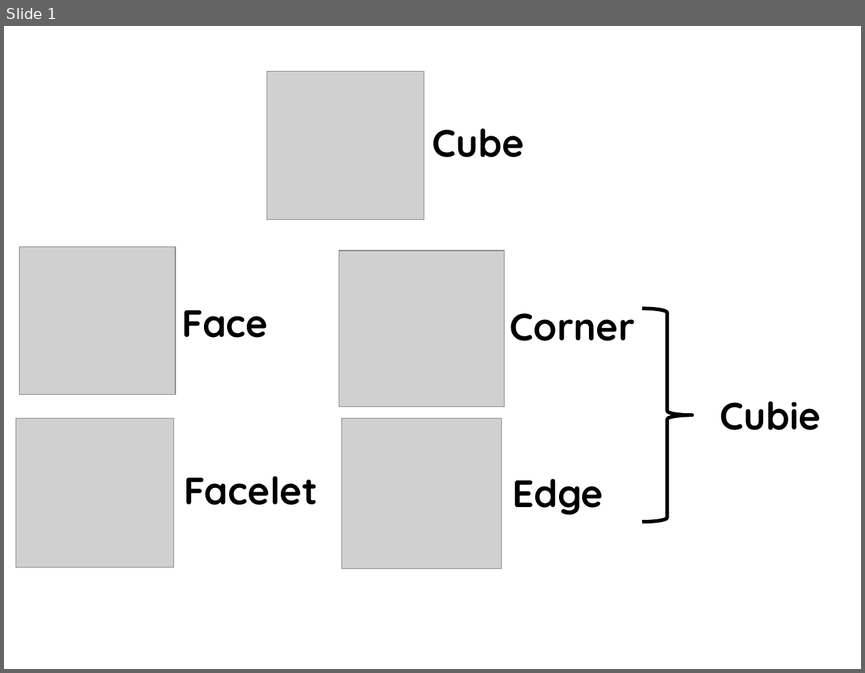
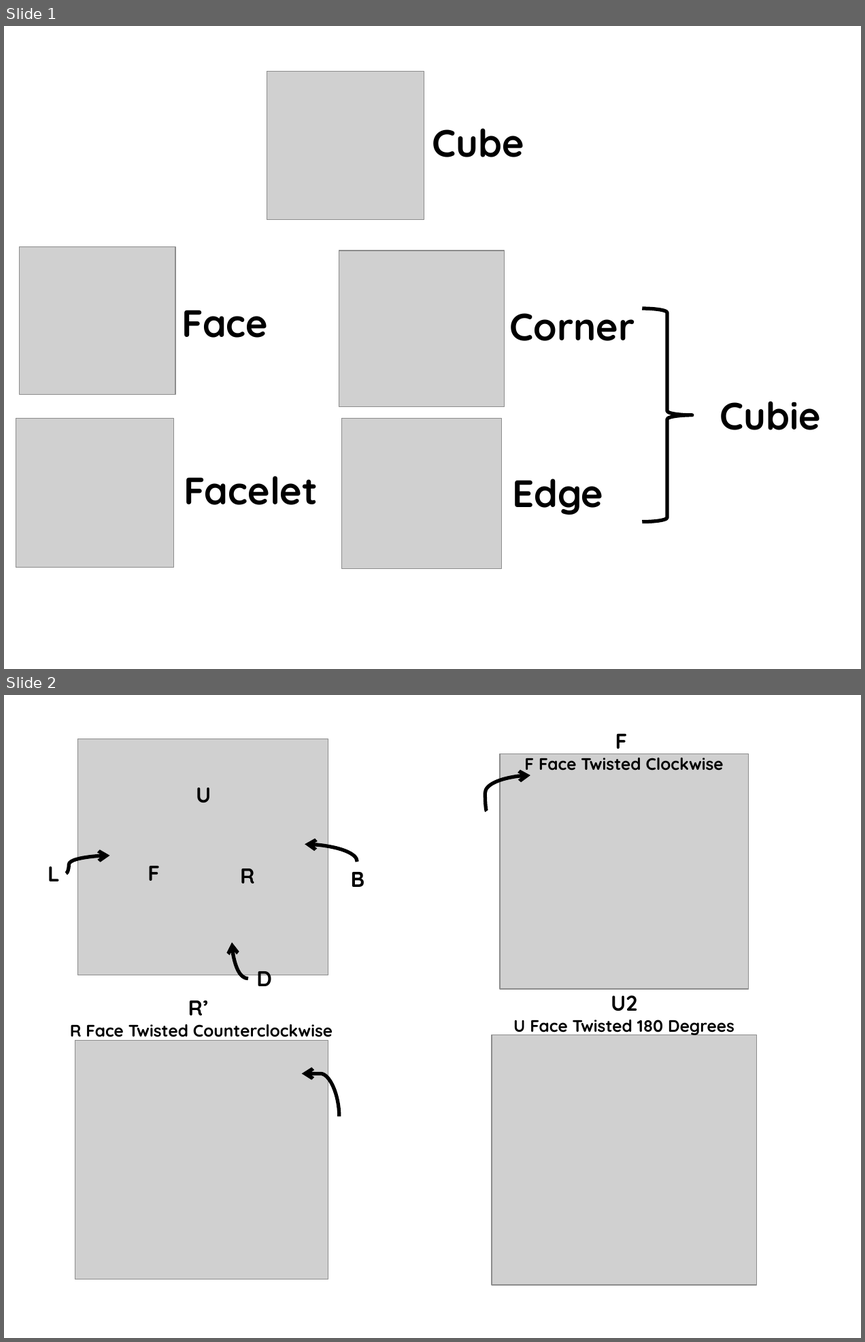
Before and after one commit to jon-whit/herbert, a slide deck: Documents/Presentations/KociembaAlgorithmPresentation.pptx. Shown one above the other, each under a label of ours: slide 1 before the commit, slides 1 and 2 after it. The pictures are 865x673 and 865x1342 pixels, drawn with LibreOffice and Linux fonts; fonts in the diff are those of the drawing; grey boxes stand for pictures; background and template pictures are left out. Boxes give left, top, right and bottom in pixels: in the first picture for what was removed or moved away, otherwise in the second. Text is boxed around its words. In the diff, an @@ line names an element or a change of style, - is before the commit and + after.

Commit message:
Updated Slides and Added Images

```diff
--- a/Documents/Presentations/KociembaAlgorithmPresentation.pptx
+++ b/Documents/Presentations/KociembaAlgorithmPresentation.pptx
@@ slide 2 added at (4,695,861,1338), background picture (left out); not listed: 1 template element that a slide beside it also shows @@
@@ text added at (524,734,723,775), 14 pt, text #000000, bold @@
+F
+F Face Twisted Clockwise
@@ picture added at (77,739,328,974) @@
@@ picture added at (499,754,748,989) @@
@@ curved arrow added from (486, 811) to (530, 775), #000000 3 pt @@
@@ text added at (196,787,211,802), 18 pt, text #000000, bold @@
+U
@@ curved arrow added from (66, 873) to (109, 855), #000000 3 pt @@
@@ curved arrow added from (357, 861) to (305, 844), #000000 3 pt @@
@@ text added at (48,866,60,881), 18 pt, text #000000, bold @@
+L
@@ text added at (147,866,160,881), 18 pt, text #000000, bold @@
+F
@@ text added at (240,868,255,883), 18 pt, text #000000, bold @@
+R
@@ text added at (351,872,365,887), 18 pt, text #000000, bold @@
+B
@@ curved arrow added from (248, 979) to (232, 943), #000000 3 pt @@
@@ text added at (256,971,272,993), 18 pt, text #000000, bold @@
+D
@@ text added at (70,1000,332,1040), 14 pt, text #000000, bold @@
+R’
+R Face Twisted Counterclockwise
@@ text added at (513,988,734,1036), 14 pt, text #000000, bold @@
+U2
+U Face Twisted 180 Degrees
@@ picture added at (75,1040,328,1279) @@
@@ picture added at (492,1034,756,1285) @@
@@ curved arrow added from (339, 1117) to (301, 1074), #000000 3 pt @@
```
Also in this commit, not shown: 1 other slide added, 29 other files.
